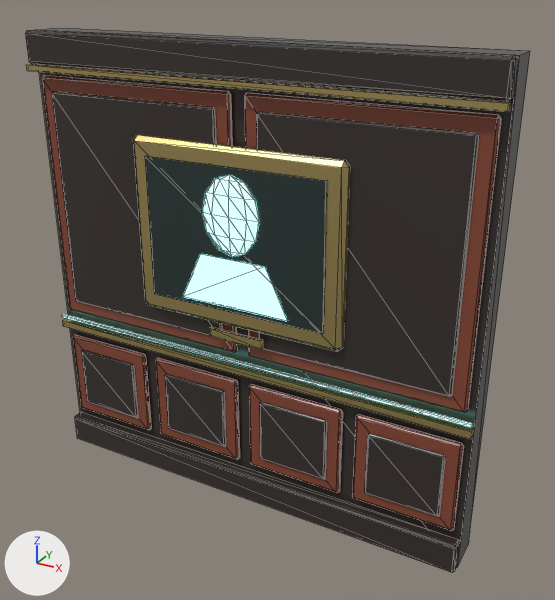
A saved change to the glTF model maze3d/kits/executive/models/wall_ex_art.glb.
The view is the same before and after, from a camera (50 mm lens) standing at (3.07, -4.99, 4.52) and looking at (0.24, 0.16, 1.95). The lights are fixed; the arrows at lower left show +X, +Y and +Z. The older version comes first. Mesh edges are drawn as thin lines. Vertices at exactly the same position are counted once.

The first picture shows 'wall_ex_art'.
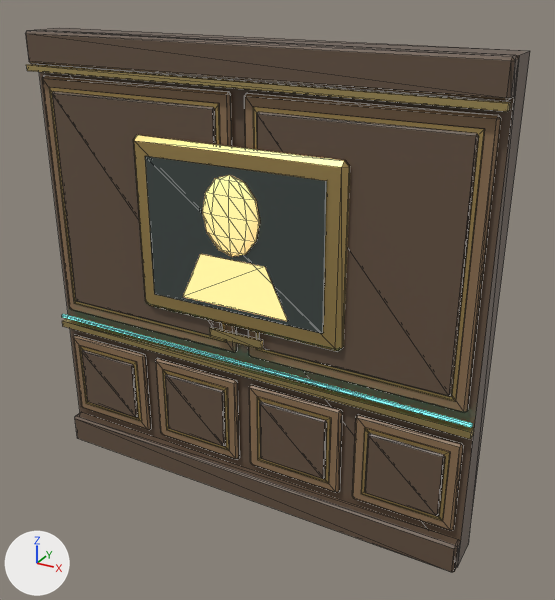
Where the change shows, as pixel boxes (x1, y1, x2, y2) in the pictures (555 x 600 px):
'wall_ex_art', recoloured, surface changed, reshaped (dark grey to brown): (25, 28, 530, 572) in both
part 1 of me_wall, added: after (79, 346, 141, 422)
part 2 of me_wall, added: after (162, 370, 229, 451)
part 3 of me_wall, added: after (257, 397, 331, 483)
part 4 of me_wall, added: after (361, 428, 450, 521)
part 5 of me_wall, added: after (49, 87, 226, 343)
part 6 of me_wall, added: after (253, 107, 485, 402)
part 7 of me_wall, recoloured: (133, 134, 350, 351) in both
part 8 of me_wall, recoloured: (183, 175, 287, 321) in both

The edits, one by one:
Material 'ebony' (mat_ebony) changes colour from dark grey #3c3530 to brown #655242; in linear values from (0.045, 0.035, 0.03) to (0.13, 0.085, 0.055).
In material 'holo' (mat_holo), emission_strength goes from 2.85 to 1.08.
Material 'gold_burn' (mat_gold_burn) is new.
Its base color is (0.7, 0.5, 0.19) (beige #dabc79).
Its metallic is 1.0.
Its roughness is 0.42.
Material 'portrait' (mat_portrait) is new.
Its base color is (0.85, 0.6, 0.25) (beige #edcb89).
Its roughness is 0.6.
Its emission color is (0.81, 0.558, 0.216) (beige #e8c580).
Its emission strength is 1.0.
me_wall is used by ob_wall_ex_art; location (0.0, 0.0, 0.0).
me_wall had 468 vertices, 844 faces and spanned x -2.0..2.0, y -0.2..0.3, z 0.0..4.0.
me_wall now has 516 vertices, 916 faces and spans x -2.0..2.0, y -0.2..0.3, z 0.0..4.0.
me_wall part 1: a new loose piece, a box spanning x -1.85..-1.15, y -0.058..-0.046, z 0.45..1.1, in mat_gold_burn (beige #dabc79).
me_wall part 2: a new loose piece, a box spanning x -0.85..-0.15, y -0.058..-0.046, z 0.45..1.1, in mat_gold_burn (beige #dabc79).
me_wall part 3: a new loose piece, a box spanning x 0.15..0.85, y -0.058..-0.046, z 0.45..1.1, in mat_gold_burn (beige #dabc79).
me_wall part 4: a new loose piece, a box spanning x 1.15..1.85, y -0.058..-0.046, z 0.45..1.1, in mat_gold_burn (beige #dabc79).
me_wall part 5: a new loose piece, a box spanning x -1.85..-0.15, y -0.058..-0.046, z 1.55..3.55, in mat_gold_burn (beige #dabc79).
me_wall part 6: a new loose piece, a box spanning x 0.15..1.85, y -0.058..-0.046, z 1.55..3.55, in mat_gold_burn (beige #dabc79).
me_wall part 7: 44 faces spanning x -0.95..0.95, y -0.14..-0.04, z 1.75..3.25 switch from mat_brass (yellow #ddc481) to mat_gold_burn (beige #dabc79).
me_wall part 8: 112 faces spanning x -0.5..0.5, y -0.2..-0.12, z 1.94..3.05 switch from mat_holo (cyan #7cf9ed, glowing cyan #7ffff3) to mat_portrait (beige #edcb89, glowing beige #e8c580).
